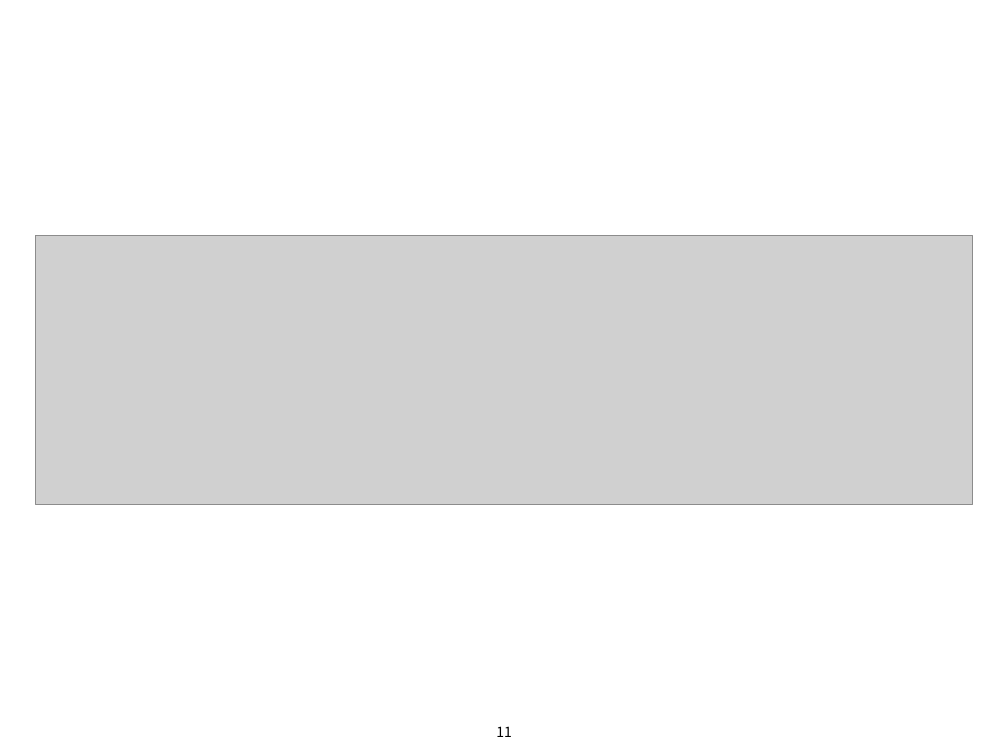
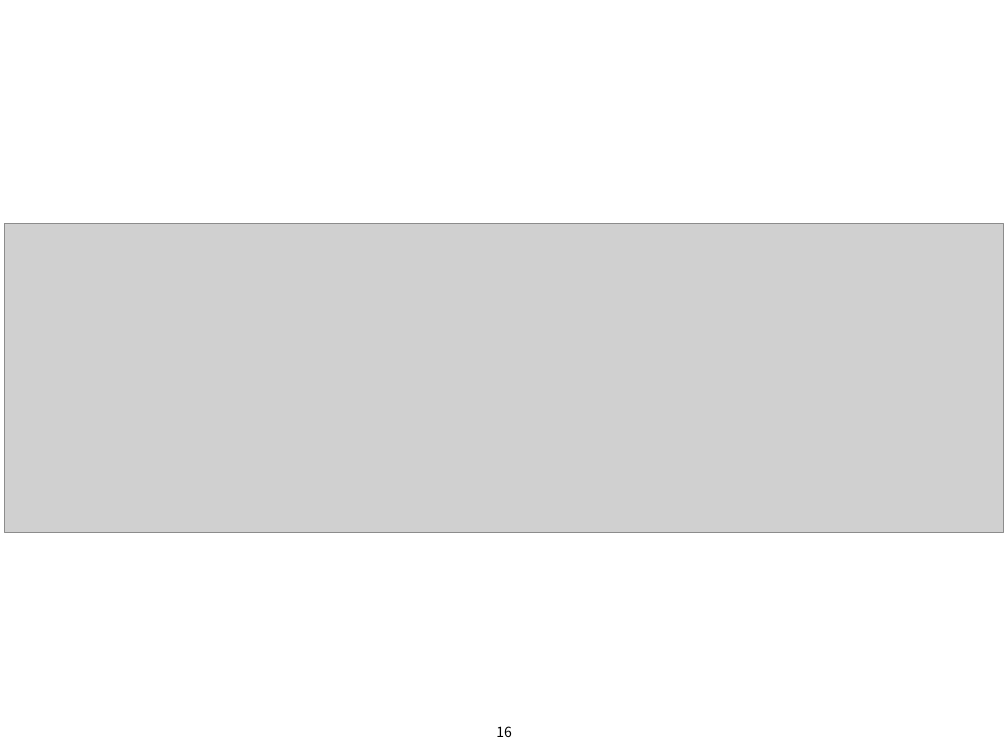
Before and after one commit to sjchoi86/dl_tutorials_10weeks, a slide deck: slide 16 of ppts/Week2e_TensorFlow101_(basic_tensorflow).pptx (slide 11 before the commit). Drawn at 1008x756 pixels with LibreOffice and Linux fonts; fonts in the diff are those of the drawing; grey boxes stand for pictures. Boxes give left, top, right and bottom in pixels: in the first picture for what was removed or moved away, otherwise in the second. Text is boxed around its words. In the diff, an @@ line names an element or a change of style, - is before the commit and + after.

```diff
--- a/ppts/Week2e_TensorFlow101_(basic_tensorflow).pptx
+++ b/ppts/Week2e_TensorFlow101_(basic_tensorflow).pptx
@@ picture: place and size @@
-picture at [35, 236, 972, 505]
+picture at [5, 224, 1003, 533]
@@ page number at [496, 726, 512, 737]: text changed @@
-11
+16
```
Also in this commit, not shown: 9 other slides changed, 8 slides added, 1 slide removed, 3 other files.
